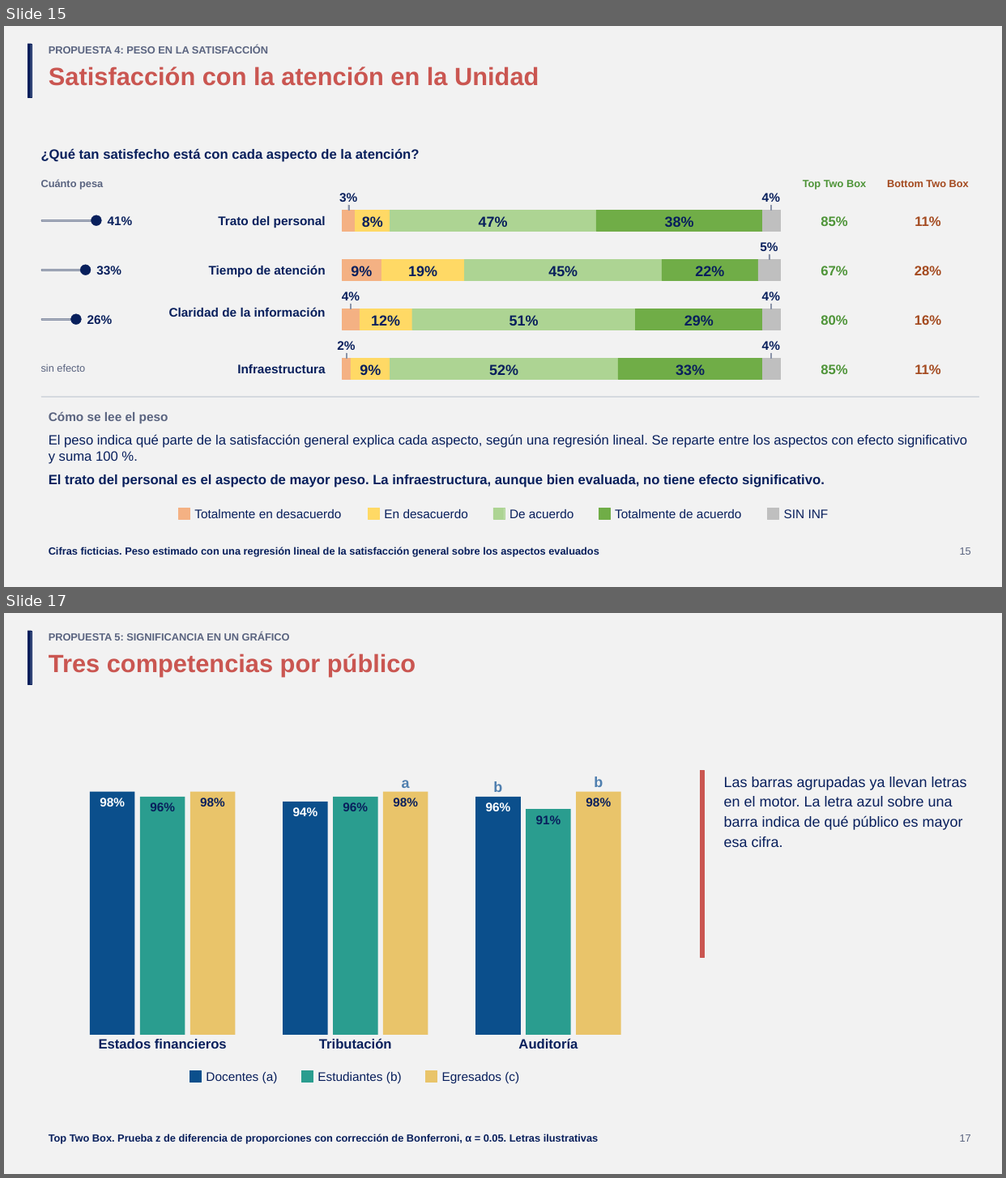
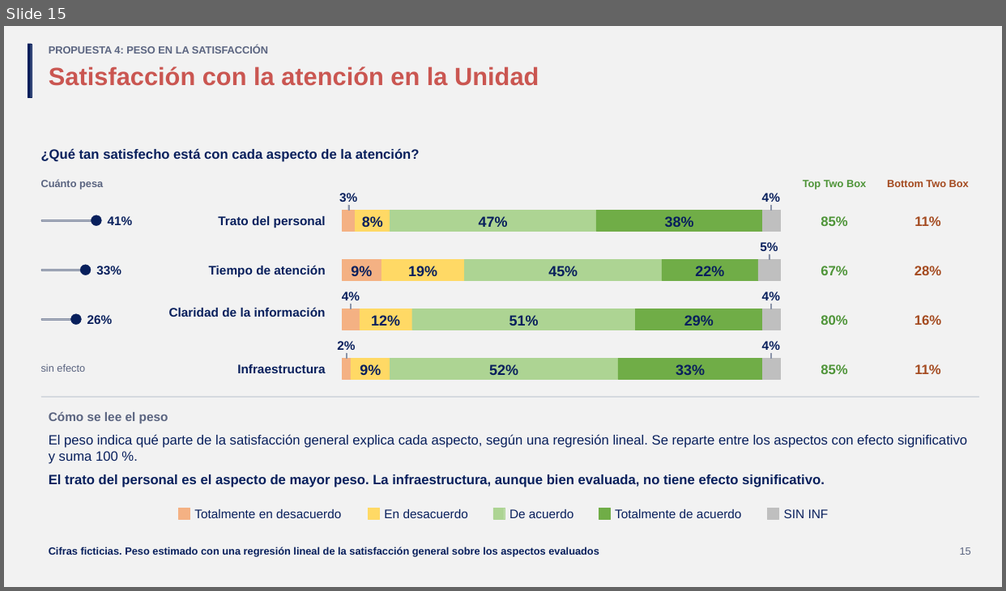
Before and after one commit to GonzaloAlmendariz/prosecnur-app, a slide deck: docs/qa/motor-ppt-2026-10-06/4-recetario/propuestas-rescatables.pptx. Shown one above the other, each under a label of ours: slides 15 and 17 before the commit, slide 15 after it; the slides between them are not shown. The pictures are 1006x1178 and 1006x591 pixels, drawn with LibreOffice and Linux fonts; fonts in the diff are those of the drawing; background and template pictures are left out. Boxes give left, top, right and bottom in pixels: in the first picture for what was removed or moved away, otherwise in the second. Text is boxed around its words. In the diff, an @@ line names an element or a change of style, - is before the commit and + after.

```diff
--- a/docs/qa/motor-ppt-2026-10-06/4-recetario/propuestas-rescatables.pptx
+++ b/docs/qa/motor-ppt-2026-10-06/4-recetario/propuestas-rescatables.pptx
@@ slide 17 removed at [4, 613, 1002, 1174], background #F2F2F2 @@
@@ rectangle removed at [28, 630, 32, 684] @@
@@ text removed at [49, 632, 290, 641] @@
-PROPUESTA 5: SIGNIFICANCIA EN UN GRÁFICO
@@ title removed at [49, 653, 415, 677] @@
-Tres competencias por público
@@ rectangle removed at [701, 770, 704, 957] @@
@@ text removed at [724, 777, 967, 847] @@
-Las barras agrupadas ya llevan letras en el motor. La letra azul sobre una barra indica de qué público es mayor esa cifra.
@@ group removed at [90, 777, 621, 1049]: 15 texts, 9 rectangles @@
-98%
-96%
-98%
-94%
-96%
-98%
-96%
-91%
-98%
-a
-b
-b
-Estados financieros
-Tributación
-Auditoría
@@ rectangle removed at [189, 1071, 201, 1082] @@
@@ text removed at [206, 1072, 278, 1084] @@
-Docentes (a)
@@ rectangle removed at [301, 1071, 313, 1082] @@
@@ text removed at [317, 1072, 402, 1084] @@
-Estudiantes (b)
@@ rectangle removed at [425, 1071, 437, 1082] @@
@@ text removed at [442, 1072, 519, 1084] @@
-Egresados (c)
@@ text removed at [49, 1134, 599, 1144] @@
-Top Two Box. Prueba z de diferencia de proporciones con corrección de Bonferroni, α = 0.05. Letras ilustrativas
@@ text removed at [960, 1135, 971, 1142] @@
-17
```
Also in this commit, not shown: 1 slide changed, 3 slides added, 2 other slides removed, 2 other files.
